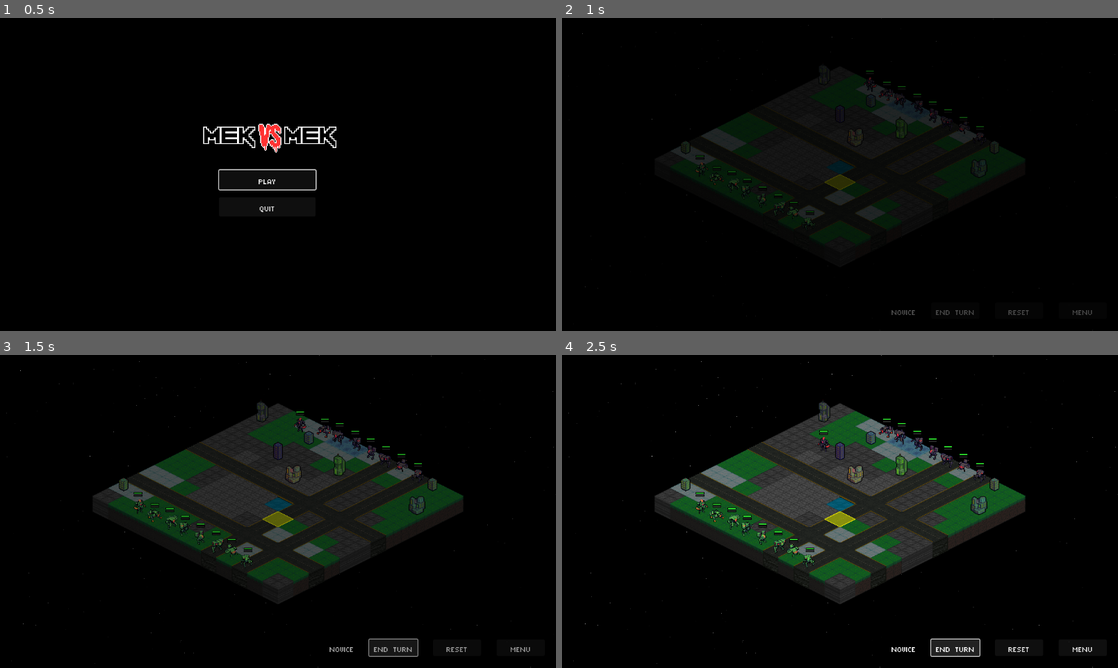
Above: before the commit, frames 1-4 (two rows, left to right).
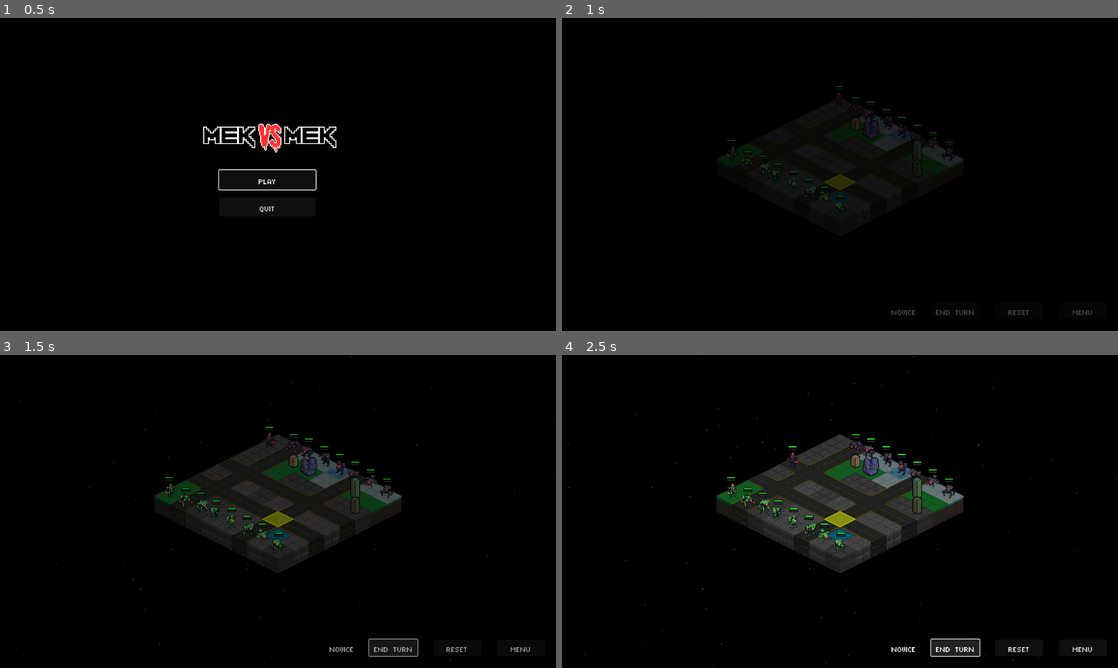
Above: after the commit, the same moments.

Repository: Tekknobot/Terrain
Game: Godot game, scene res://Scenes/TitleScreen.tscn
Same seed, same stepped clock (60 frames per second), same inputs: the game is played once before the commit and once after it.
Inputs:
- Up to frame 1 (0.5 s): no input
- Up to frame 2 (1 s): click "PLAY" at 0.5 s
- Up to frame 3 (1.5 s): click "END TURN" at 1.25 s
- Up to frame 4 (2.5 s): click "END TURN" at 2 s

Frame 1 is identical in both runs. In frame 2, 5.9% of the frame differs, in the area x 3-100%, y 0-98%; in frame 3, 13%; in frame 4, 18%, in the area x 1-100%, y 0-100%.

Commit message:
Push 8 x 8 grid.

Diff:
--- a/Scenes/Main.tscn
+++ b/Scenes/Main.tscn
@@ -236,13 +236,13 @@
 layer_0/modulate = Color(0.491583, 0.491583, 0.491583, 1)
 layer_1/name = "Layer1"
 script = ExtResource("1_juvca")
-grid_width = 12
-grid_height = 12
+grid_width = 8
+grid_height = 8
 player_units = Array[PackedScene]([ExtResource("9_cq62f"), ExtResource("10_ijfy0"), ExtResource("11_1jvt7"), ExtResource("23_7fl6f"), ExtResource("12_g6pgr"), ExtResource("24_2iw1l"), ExtResource("13_nlsfu"), ExtResource("14_usaop")])
 enemy_units = Array[PackedScene]([ExtResource("9_tx01l"), ExtResource("10_jnxcy"), ExtResource("11_kslvh"), ExtResource("28_ao3sm"), ExtResource("12_igjmq"), ExtResource("31_52wv1"), ExtResource("13_mmtes"), ExtResource("14_42888")])
 map_details = NodePath("../CanvasLayer/Control/HBoxContainer/MapDetails")
 structure_scenes = Array[PackedScene]([ExtResource("29_u3kwq"), ExtResource("30_vr6ln"), ExtResource("31_u8ap8"), ExtResource("32_ebequ"), ExtResource("33_8ltv0"), ExtResource("34_r0hbk")])
-max_structures = 8
+max_structures = 4
 reset_button = NodePath("../CanvasLayer/Control/HBoxContainer/Reset")
 menu_button = NodePath("../CanvasLayer/Control/HBoxContainer/Menu")
 endturn_button = NodePath("../CanvasLayer/Control/HBoxContainer/EndTurn")
--- a/Scripts/GameData.gd
+++ b/Scripts/GameData.gd
@@ -6,7 +6,7 @@
 var current_level: int = 1
 var selected_upgrade: String = ""
 var selected_special_ability: String = ""
-var max_enemy_units: int = 8
+var max_enemy_units: int = 4
 
 var map_difficulty: int = 1
 
